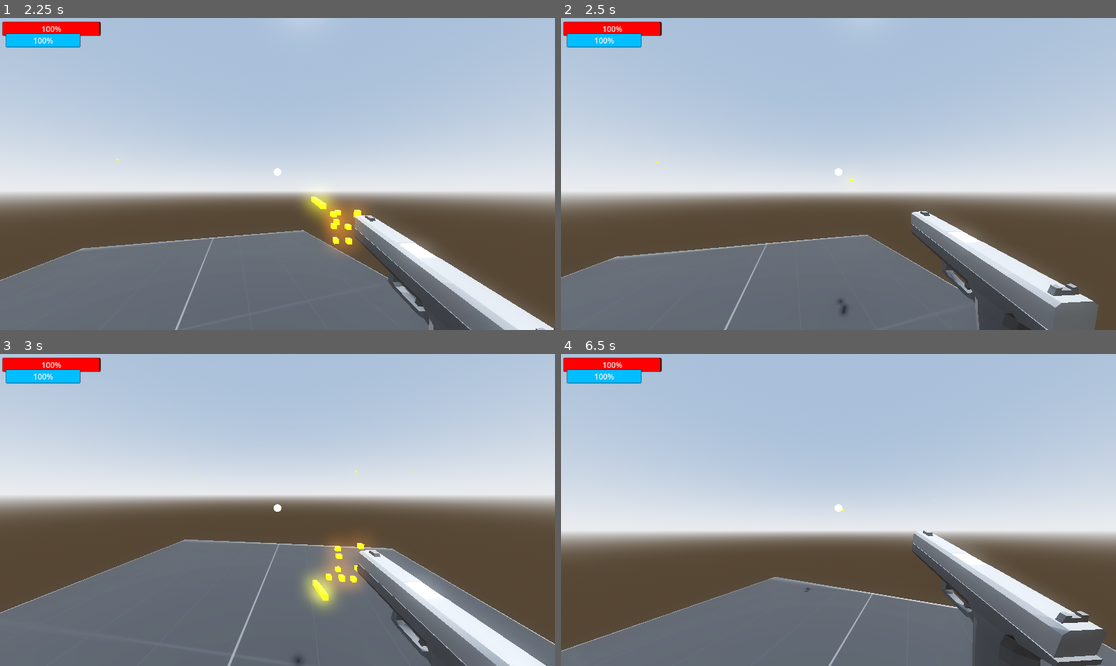
Above: before the commit, frames 1-4 (two rows, left to right).
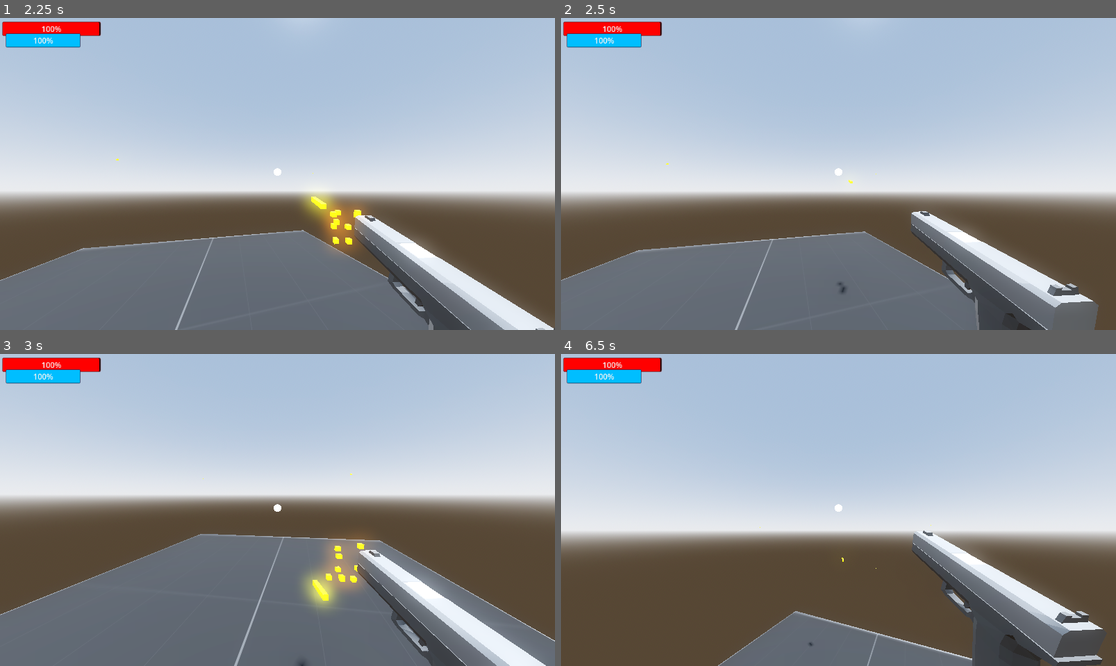
Above: after the commit, the same moments.

Repository: OliverSkogsrud/shooter
Game: Godot game, scene res://Scenes/world.tscn
Same seed, same stepped clock (60 frames per second), same inputs: the game is played once before the commit and once after it.
Inputs (mouse positions are in pixels of both pictures, inside the frame that each line leads up to):
- Up to frame 1 (2.25 s): tap Enter (ui_accept) at 0.5, 0.77, 1.52 s; move the mouse to (305, 174) at 0.52 s; tap A (a) at 0.6 s; click (305, 174) at 0.67 s; tap D (d) at 0.8, 1.35 s; move the mouse to (249, 174) at 1.27 s; click (249, 174) at 1.42 s; tap S (s) at 1.55, 2.1 s; move the mouse to (288, 167) at 2.02 s; click (288, 167) at 2.17 s
- Up to frame 2 (2.5 s): tap Ctrl (slide) at 2.3 s
- Up to frame 3 (3 s): move the mouse to (271, 516) at 2.77 s; tap Ctrl (slide) at 2.85 s; click (271, 516) at 2.92 s
- Up to frame 4 (6.5 s): tap Enter (ui_accept) at 3.02, 3.77, 4.52, 6.02 s; tap W (w) at 3.05, 3.6 s; move the mouse to (877, 513) at 3.52 s; click (877, 513) at 3.67 s; tap A (a) at 3.8, 4.35 s; move the mouse to (794, 506) at 4.27 s; click (794, 506) at 4.42 s; tap D (d) at 4.55, 5.1 s; move the mouse to (844, 510) at 5.02 s; click (844, 510) at 5.17 s; tap S (s) at 5.3, 5.85 s; move the mouse to (816, 503) at 5.77 s; click (816, 503) at 5.92 s; tap Ctrl (slide) at 6.05 s

Frame 1 is identical in both runs. In frame 2, 1.3% of the frame differs, in the area x 0-73%, y 46-100%; in frame 3, 1.7%; in frame 4, 11%, in the area x 0-100%, y 46-100%.

Commit message:
sliding almost working
it works quite well now just that you can slide uphill while gaining speed from it

Diff:
--- a/Scenes/player.tscn
+++ b/Scenes/player.tscn
@@ -46,7 +46,7 @@
 max_distance = 42.4
 
 [node name="SlideCheck" type="RayCast3D" parent="."]
-transform = Transform3D(1, 0, 0, 0, 0.999999, 0, 0, 0, 0.999999, -0.000202417, -1.17279, 8.05854e-05)
+transform = Transform3D(1, 0, 0, 0, 0.999999, 0, 0, 0, 1.40348, -0.000202417, -1.30234, 8.05854e-05)
 target_position = Vector3(0, 0, 1)
 
 [connection signal="timeout" from="StaminaTimer" to="." method="_on_stamina_timer_timeout"]
--- a/scripts/player.gd
+++ b/scripts/player.gd
@@ -254,13 +254,16 @@
 		if get_floor_angle() >= 0.2 and sliding:
 			slide_speed = slide_speed + get_floor_angle() * 1.5
 
+		if slidecheck.is_colliding():
+			print("touching")
+
 		if slide_speed > 10:
 			slide_speed = 1
 
 		scale.y = 0.5
 
-		slide_speed -= 0.5
-		velocity = look_dir * slide_speed
+		slide_speed -= 0.2
+		velocity = velocity.move_toward(look_dir * slide_speed, 0.1) #= look_dir * slide_speed
 		print(slide_speed)
 
-		await get_tree().create_timer(.1).timeout
+		await get_tree().create_timer(.08).timeout
Not shown, added: textures/autumn_field_puresky_2k.exr.import
Not shown, added: textures/autumn_field_puresky_2k.exr
